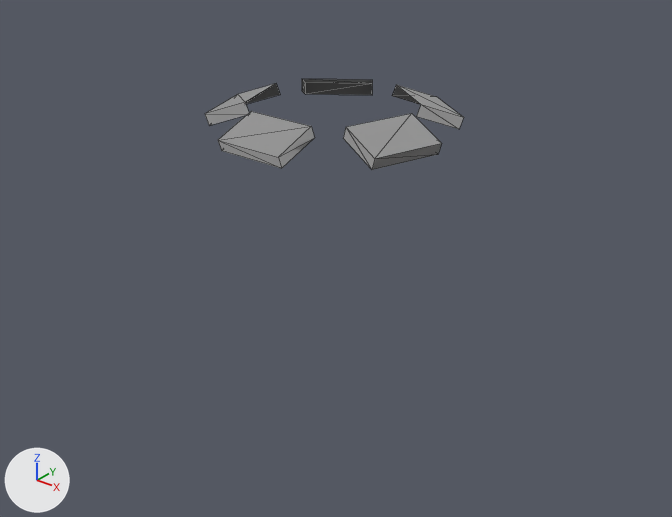
One commit to the OBJ model Assets/Art/Nova1492/GXConverted/Models/Environment/Props/datan_common__1_5c1d6739.obj: the scene before it, then after it.
Camera for both pictures: a camera (50 mm lens) standing at (58.7, -73.0, 29.0) and looking at (0.2, 0.3, -16.4). The lights are fixed; the arrows at lower left show +X, +Y and +Z. The first picture is the older version. Mesh edges are drawn as thin lines. Where no turn or scale is listed for an object, it has been applied to the vertices.

The scene before the commit, as lines of its bpy script (objects in view):
```python
me_datan_common__1_5c1d6739 = bpy.data.meshes.new('datan_common__1_5c1d6739')
me_datan_common__1_5c1d6739.from_pydata(...)  # 40 vertices, 40 faces; spans x -13.5..13.5, y -12.9..12.8, z -1.2..1.8
me_datan_common__1_5c1d6739.materials.append(mat_datan_common__1_5c1d6739)  # picture img_datan_common__1_5c1d6739_tga
ob_datan_common__1_5c1d6739 = bpy.data.objects.new('datan_common__1_5c1d6739', me_datan_common__1_5c1d6739)
ob_datan_common__1_5c1d6739.location = (0.0, 0.0, 0.0)
```
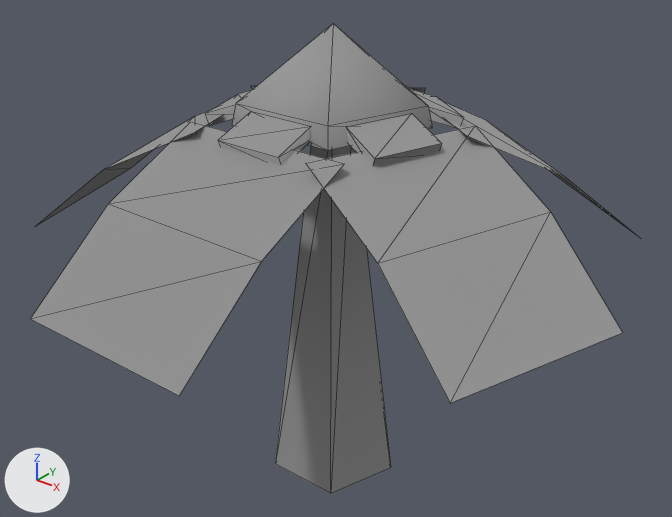
Boxes (x1, y1, x2, y2) around the edits, measured in the pictures (672 x 517 px):
'datan_common__1_5c1d6739_mesh02', added
    after: (31, 86, 639, 403)
'datan_common__1_5c1d6739_mesh03', added
    after: (275, 146, 391, 493)
'datan_common__1_5c1d6739_mesh00', added
    after: (232, 24, 432, 150)

What the commit changed:
Mesh me_datan_common__1_5c1d6739_mesh03 is new.
It has 10 vertices, 10 faces and spans x -7.1..7.1, y -6.0..7.4, z -43.3..0.0.
It uses material mat_datan_common__1_5c1d6739 (picture img_datan_common__1_5c1d6739_tga).
Mesh me_datan_common__1_5c1d6739_mesh02 is new.
It has 30 vertices, 20 faces and spans x -33.6..33.6, y -32.1..31.8, z -13.5..0.1.
It uses material mat_datan_common__1_5c1d6739 (picture img_datan_common__1_5c1d6739_tga).
Mesh me_datan_common__1_5c1d6739_mesh00 is new.
It has 11 vertices, 15 faces and spans x -10.1..10.1, y -8.6..10.6, z 0.0..9.6.
It uses material mat_datan_common__1_5c1d6739 (picture img_datan_common__1_5c1d6739_tga).
Object 'datan_common__1_5c1d6739_mesh03' (ob_datan_common__1_5c1d6739_mesh03) is new; it shows me_datan_common__1_5c1d6739_mesh03.
Its location is (0.0, 0.0, 0.0).
Object 'datan_common__1_5c1d6739_mesh02' (ob_datan_common__1_5c1d6739_mesh02) is new; it shows me_datan_common__1_5c1d6739_mesh02.
Its location is (0.0, 0.0, 0.0).
Object 'datan_common__1_5c1d6739_mesh00' (ob_datan_common__1_5c1d6739_mesh00) is new; it shows me_datan_common__1_5c1d6739_mesh00.
Its location is (0.0, 0.0, 0.0).
